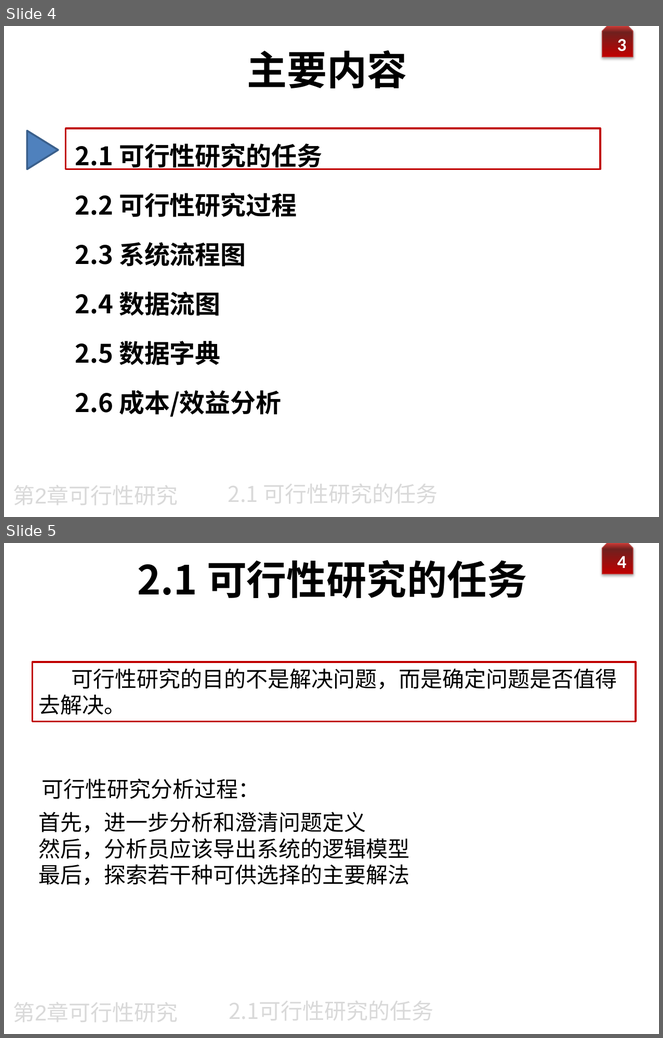
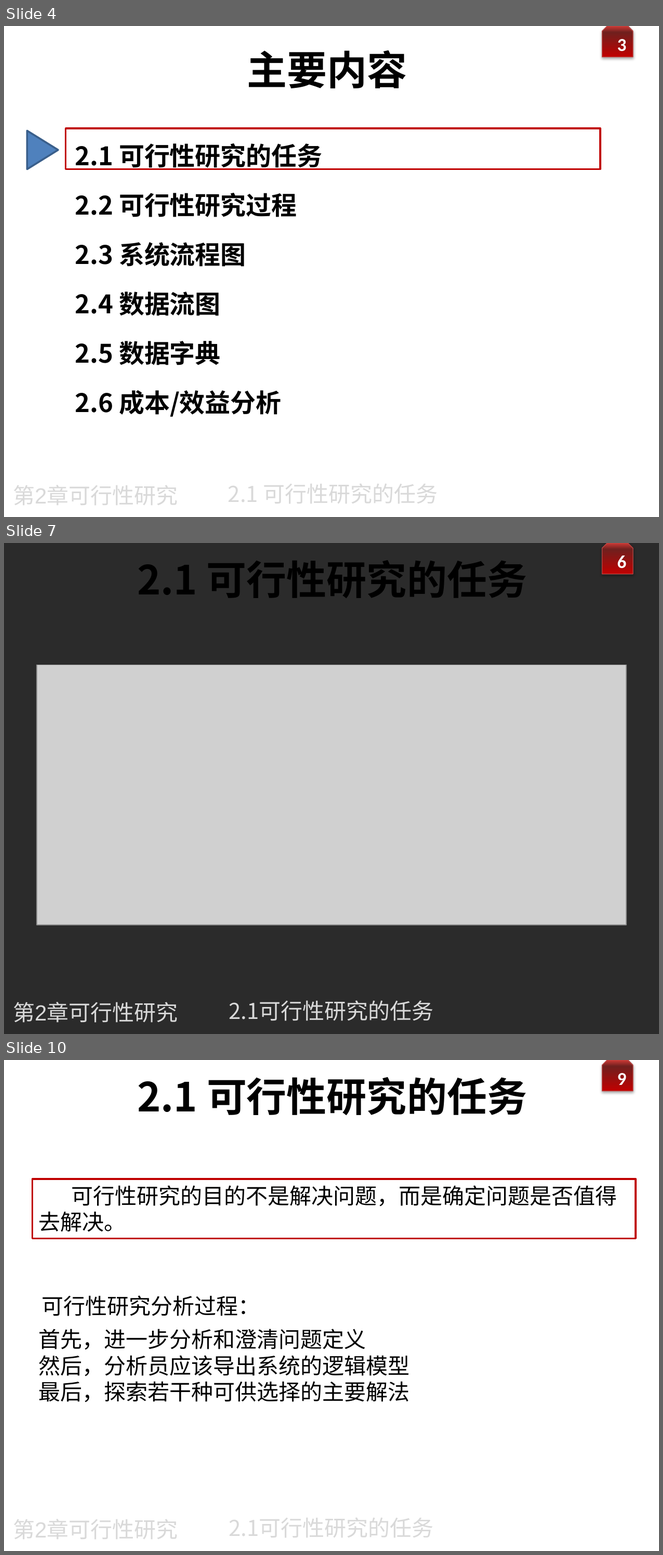
Before and after one commit to zeemeil/zeemeil.github.io, a slide deck: files/2025_1_SE/0306_SE_feasibility.pptx. Shown one above the other, each under a label of ours: slides 4 and 5 before the commit, slides 4, 7 and 10 after it; the slides between them are not shown. The pictures are 663x1038 and 663x1555 pixels, drawn with LibreOffice and Linux fonts; fonts in the diff are those of the drawing; grey boxes stand for pictures; background and template pictures are left out; a plain dark background stands for a picture behind light text. Boxes give left, top, right and bottom in pixels: in the first picture for what was removed or moved away, otherwise in the second. Text is boxed around its words. In the diff, an @@ line names an element or a change of style, - is before the commit and + after.

```diff
--- a/files/2025_1_SE/0306_SE_feasibility.pptx
+++ b/files/2025_1_SE/0306_SE_feasibility.pptx
@@ slide 7 added at [4,543,659,1034], background picture (left out); not listed: 2 template elements that a slide beside it also shows @@
@@ text added at [137,560,527,598], 44 pt, text #000000, bold @@
+2.1 可行性研究的任务
@@ picture added at [37,665,626,925] @@
@@ text added at [13,1002,178,1023], 24 pt, text #D9D9D9 @@
+第2章可行性研究
@@ text added at [229,1001,434,1021], 24 pt, text #D9D9D9 @@
+2.1可行性研究的任务
@@ what was slide 5 is now slide 10 @@
@@ page number at [618,1070,627,1085]: text changed @@
-4
+9
```
Also in this commit, not shown: 4 other slides added, 14 other files.
